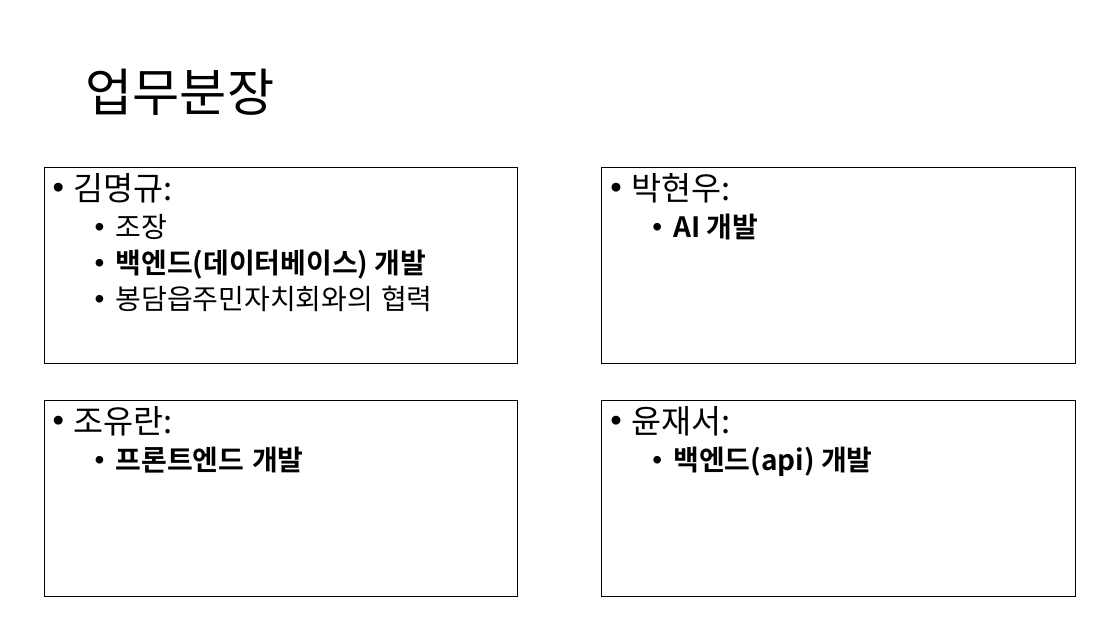
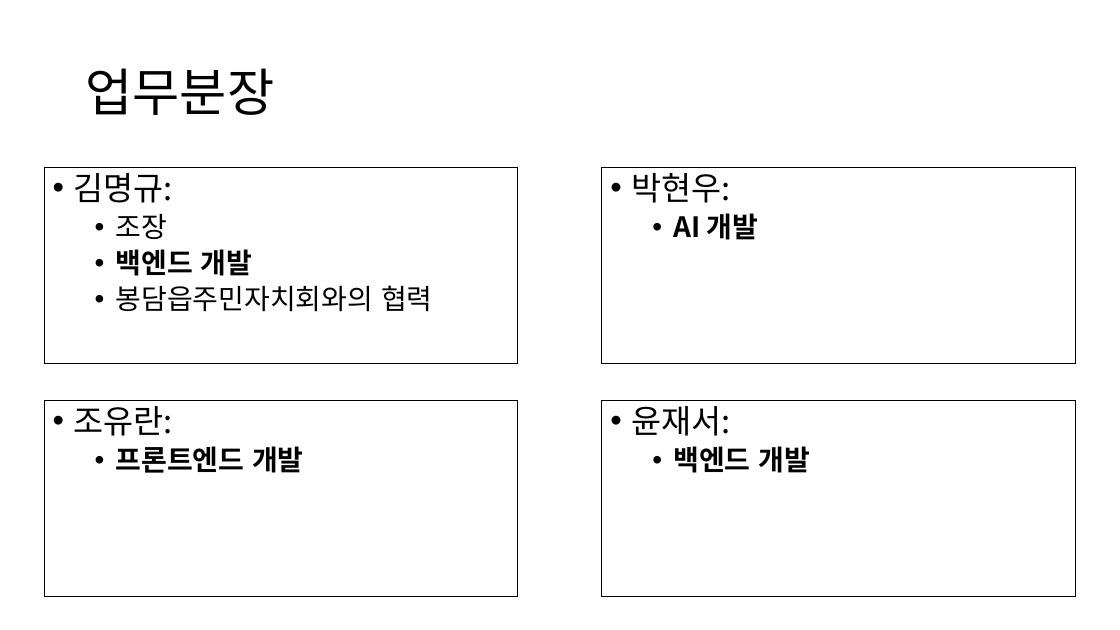
Before and after one commit to bongdam-safety/documents, a slide deck: slide 2 of 업무분장 및 주차별 일정.pptx. Drawn at 1120x630 pixels with LibreOffice and Linux fonts; fonts in the diff are those of the drawing. Boxes give left, top, right and bottom in pixels: in the first picture for what was removed or moved away, otherwise in the second. Text is boxed around its words. In the diff, an @@ line names an element or a change of style, - is before the commit and + after.

Commit message:
업무분장 및 주별계획서 수정

```diff
--- a/업무분장 및 주차별 일정.pptx
+++ b/업무분장 및 주차별 일정.pptx
@@ text at <box>116,249,253,276</box>: text changed @@
-  • 백엔드(데이터베이스) 개발
+  • 백엔드 개발
@@ text in rectangle at <box>673,446,810,473</box>: text changed @@
-  • 백엔드(api) 개발
+  • 백엔드 개발
```
Also in this commit, not shown: 4 other slides changed, 1 other file.
